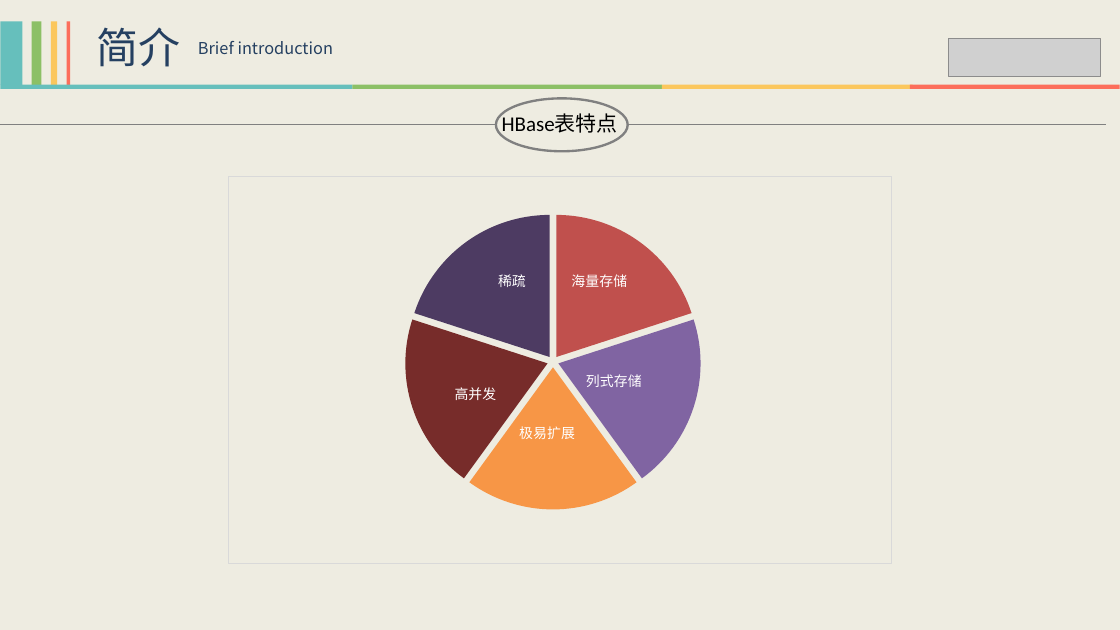
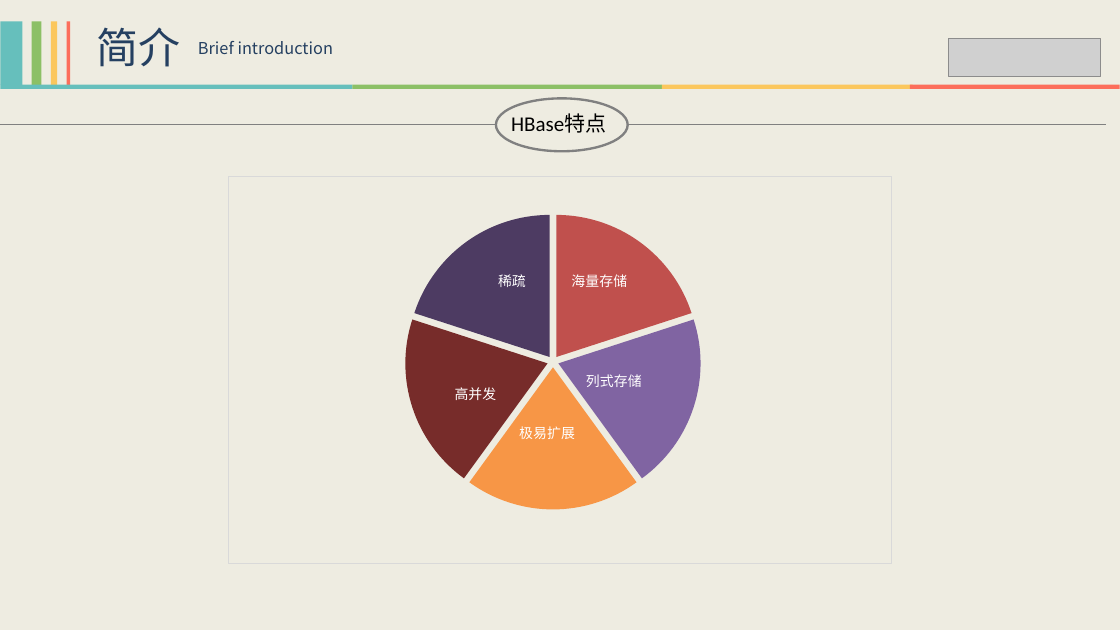
Before and after one commit to xiaoguoqiang/data, a slide deck: slide 4 of HBase技术分享-李强.pptx. Drawn at 1120x630 pixels with LibreOffice and Linux fonts; fonts in the diff are those of the drawing; grey boxes stand for pictures. Boxes give left, top, right and bottom in pixels: in the first picture for what was removed or moved away, otherwise in the second. Text is boxed around its words. In the diff, an @@ line names an element or a change of style, - is before the commit and + after.

Commit message:
modify ppt;add fanqianggongju

```diff
--- a/HBase技术分享-李强.pptx
+++ b/HBase技术分享-李强.pptx
@@ text at (511, 113, 606, 133): text changed @@
-HBase表特点
+HBase特点
```
Also in this commit, not shown: 1 other file.
